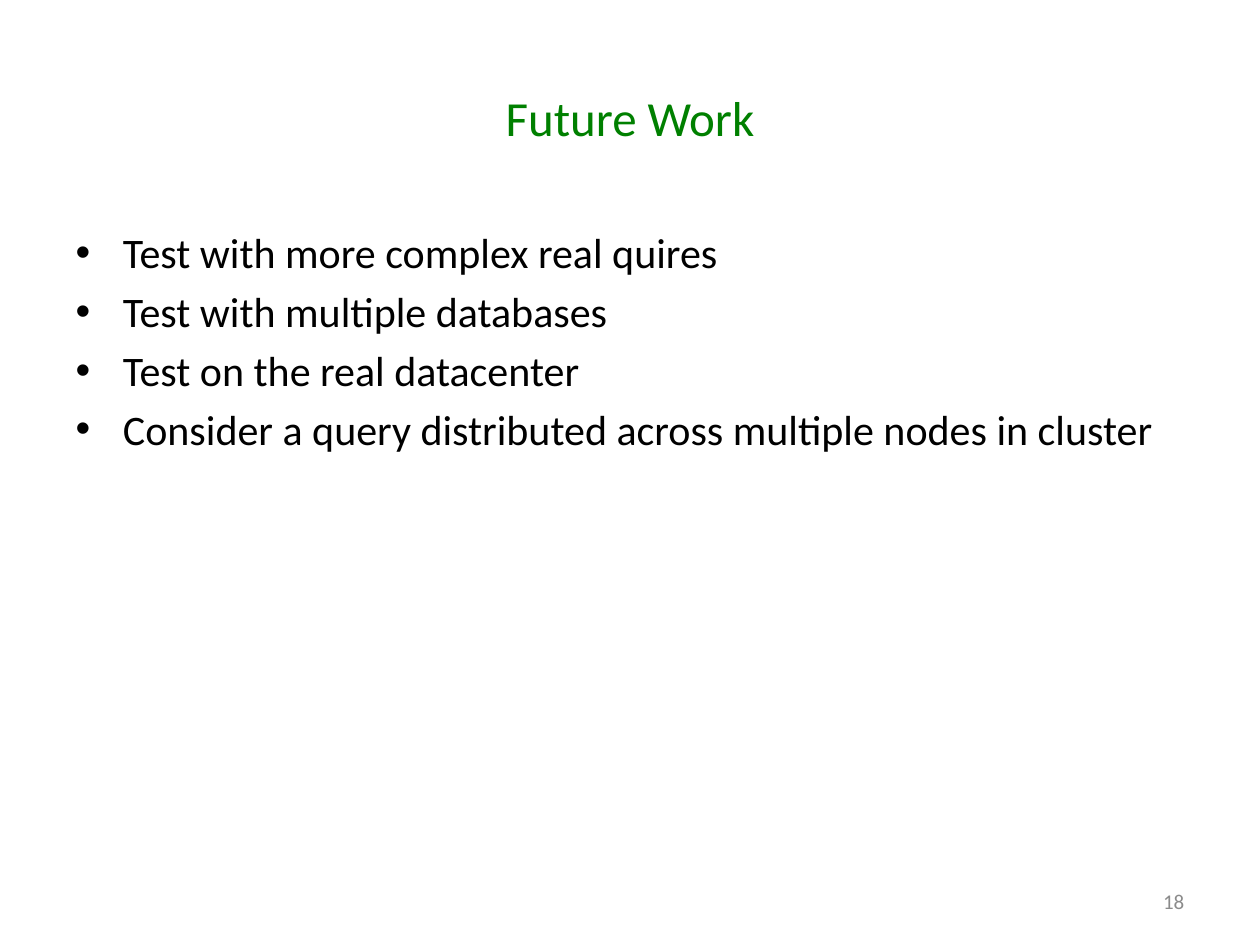
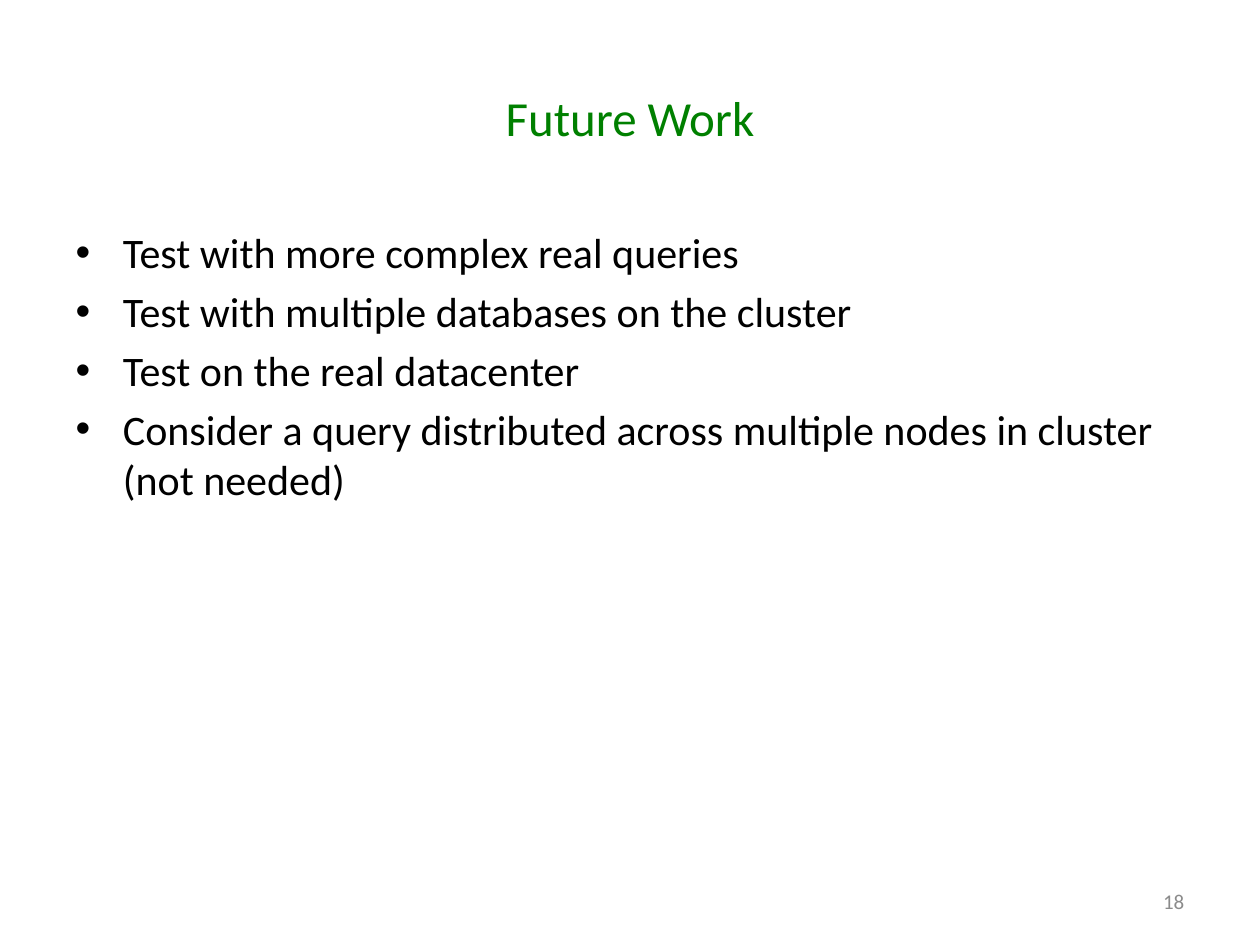
Before and after one commit to godares79/CS848-Project, a slide deck: slide 18 of PresentationSlides/Presentation.pptx. Drawn at 1260x945 pixels with LibreOffice and Linux fonts; fonts in the diff are those of the drawing. Boxes give left, top, right and bottom in pixels: in the first picture for what was removed or moved away, otherwise in the second. Text is boxed around its words. In the diff, an @@ line names an element or a change of style, - is before the commit and + after.

```diff
--- a/PresentationSlides/Presentation.pptx
+++ b/PresentationSlides/Presentation.pptx
@@ text at box(123, 238, 851, 334): text changed @@
-• Test with more complex real quires
-• Test with multiple databases
+• Test with more complex real queries
+• Test with multiple databases on the cluster
@@ text at box(123, 415, 1152, 501): text changed @@
-• Consider a query distributed across multiple nodes in cluster
+• Consider a query distributed across multiple nodes in cluster (not needed)
```
Also in this commit, not shown: 10 other slides changed.
